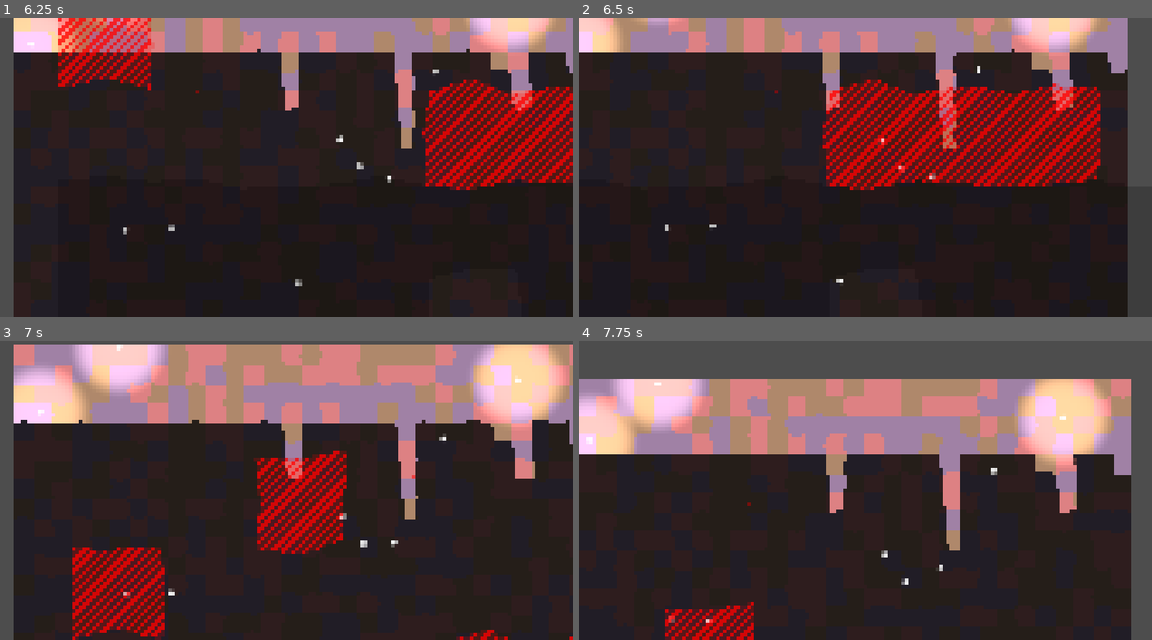
Above: before the commit, frames 1-4 (two rows, left to right).
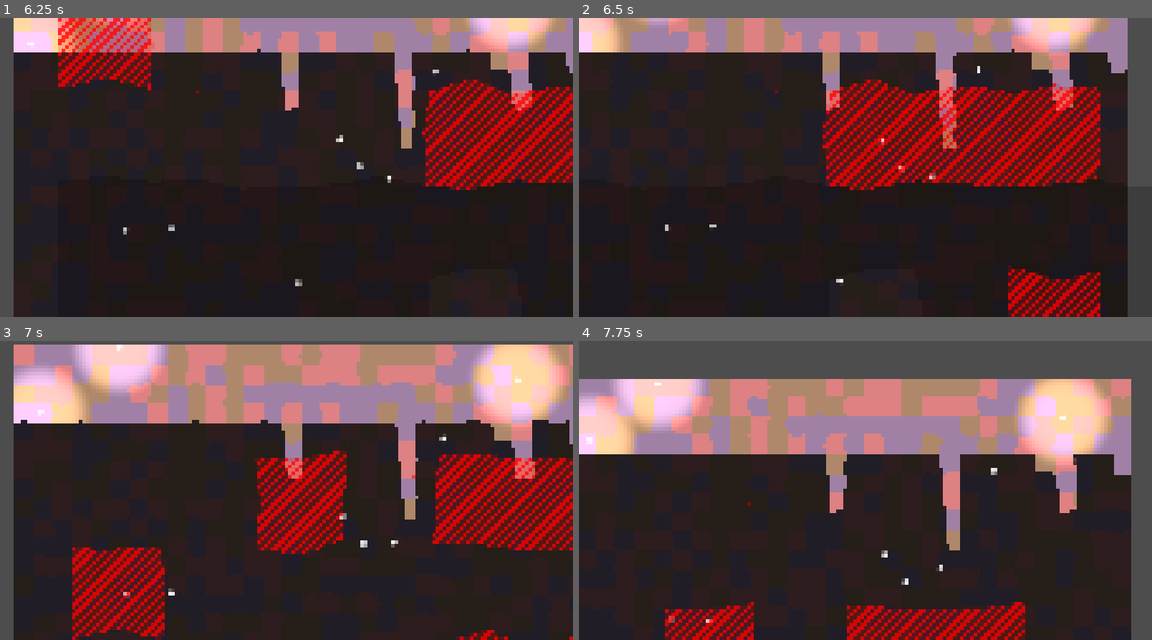
Above: after the commit, the same moments.

Repository: vincent-woelfer/dwarfs-diamonds
Game: Godot game, scene res://scenes/root.tscn
The game is run twice, just before and just after one commit, with the same random seed, the same clock (stepped at 60 frames per second) and the same inputs.
Inputs (mouse positions are in pixels of both pictures, inside the frame that each line leads up to):
- Up to frame 1 (6.25 s): move the mouse to (412, 152) at 0.52 s; press the mouse at (412, 152) at 0.53 s; hold Right (ui_right) 0.53-1.28 s; move the mouse to (171, 182) at 1.27 s; release the mouse at (171, 182) at 1.28 s; hold Down (ui_down) 1.28-2.03 s; tap S (cam_move_down) at 1.35, 5.85 s; click (171, 182) at 1.55 s; move the mouse to (343, 101) at 2.02 s; hold Right (ui_right) 2.03-2.78 s; hold A (cam_move_left) 2.03-2.78 s; click (343, 101) at 2.3 s; move the mouse to (257, 227) at 2.77 s; hold Up (ui_up) 2.78-3.53 s; tap D (cam_move_right) at 2.85 s; click (257, 227) at 3.05 s; move the mouse to (458, 212) at 3.52 s; hold W (cam_move_up) 3.53-4.28 s; hold Left (ui_left) 3.53-5.03 s; click (458, 212) at 3.8 s; move the mouse to (114, 122) at 4.27 s; click (114, 122) at 4.35 s; move the mouse to (315, 167) at 5.02 s; press the mouse at (315, 167) at 5.03 s; hold Down (ui_down) 5.03-5.78 s; move the mouse to (200, 92) at 5.77 s; release the mouse at (200, 92) at 5.78 s; hold Right (ui_right) from 5.78 s (still down); click (200, 92) at 6.05 s
- Up to frame 2 (6.5 s): keep holding Right (ui_right)
- Up to frame 3 (7 s): move the mouse to (412, 475) at 6.52 s; release Right (ui_right) at 6.53 s; hold Up (ui_up) from 6.53 s (still down); hold A (cam_move_left) from 6.53 s (still down); click (412, 475) at 6.8 s
- Up to frame 4 (7.75 s): move the mouse to (750, 505) at 7.27 s; release Up (ui_up) at 7.28 s; release A (cam_move_left) at 7.28 s; hold Right (ui_right) from 7.28 s (still down); tap D (cam_move_right) at 7.35 s; click (750, 505) at 7.55 s

Frame 1 is identical in both runs. In frame 2, 2.3% of the frame differs, in the area x 74-91%, y 82-100%; in frame 3, 7.3%, in the area x 75-100%, y 37-71%; in frame 4, 3.4%.

Commit message:
add selection logic

Diff:
--- a/project.godot
+++ b/project.godot
@@ -80,6 +80,11 @@
 "events": [Object(InputEventKey,"resource_local_to_scene":false,"resource_name":"","device":-1,"window_id":0,"alt_press …(195 unchanged characters)…
 ]
 }
+mouse_left={
+"deadzone": 0.2,
+"events": [Object(InputEventMouseButton,"resource_local_to_scene":false,"resource_name":"","device":-1,"window_id":0,"alt_pressed":false,"shift_pressed":false,"ctrl_pressed":false,"meta_pressed":false,"button_mask":1,"position":Vector2(151, 20),"global_position":Vector2(160, 68),"factor":1.0,"button_index":1,"canceled":false,"pressed":true,"double_click":false,"script":null)
+]
+}
 
 [layer_names]
 
--- a/src/Camera.gd
+++ b/src/Camera.gd
@@ -47,6 +47,7 @@
 
 		zoom_target = clamp(zoom_target, zoom_min, zoom_max)
 
+
 func _process(delta: float) -> void:
 	var input_vector := Vector2.ZERO
 
--- a/src/Level.gd
+++ b/src/Level.gd
@@ -38,13 +38,18 @@
 	# add_child(path)
 
 
-func get_cell(pos: Vector2i) -> Cell:
-	if pos.x < 0 or pos.x >= Global.LEVEL_WIDTH:
+func get_cell(grid_pos: Vector2i) -> Cell:
+	if grid_pos.x < 0 or grid_pos.x >= Global.LEVEL_WIDTH:
 		return null
-	if pos.y < 0 or pos.y >= Global.LEVEL_HEIGHT:
+	if grid_pos.y < 0 or grid_pos.y >= Global.LEVEL_HEIGHT:
 		return null
 	@warning_ignore("unsafe_cast")
-	return cells[pos.x][pos.y] as Cell
+	return cells[grid_pos.x][grid_pos.y] as Cell
+
+# TODO improve for irregular polygon shapes
+func get_cell_at_world_pos(world_pos: Vector2) -> Cell:
+	var grid_pos := Vector2i(floori(world_pos.x / Global.CELL_SIZE), floori(world_pos.y / Global.CELL_SIZE))
+	return get_cell(grid_pos)
 
 
 func _generate_grid() -> void:
--- a/src/autoloads/Global.gd
+++ b/src/autoloads/Global.gd
@@ -1,4 +1,4 @@
-@tool
+#@tool
 # No class_name here, the name of the singleton is set in the autoload
 extends Node2D
 
@@ -21,6 +21,9 @@
 var mouse_sprite: Polygon2D
 var mouse_size: float = 20.0
 
+var curr_selected_cell: Cell = null
+var prev_selected_cell: Cell = null
+
 func _ready() -> void:
 	# Hook into window mouse_size changes
 	get_viewport().connect("size_changed", Callable(self, "_on_window_size_changed"))
@@ -42,23 +45,35 @@
 	var mouse := camera.mouse_pos_world_space()
 	mouse_sprite.global_position = mouse - Vector2.ONE * mouse_size * 0.5
 
+	# Selected Cell
+	curr_selected_cell = level.get_cell_at_world_pos(mouse)
+	if prev_selected_cell and prev_selected_cell != curr_selected_cell:
+		prev_selected_cell.is_selected = false
+
+	if curr_selected_cell:
+		curr_selected_cell.is_selected = true
+
+	# Click on cells
+	if Input.is_action_just_pressed("mouse_left"):
+		if curr_selected_cell:
+			curr_selected_cell.is_highlighted = not curr_selected_cell.is_highlighted
+
+	# Continuous press
+	elif Input.is_action_pressed("mouse_left"):
+		if curr_selected_cell and curr_selected_cell != prev_selected_cell:
+			curr_selected_cell.is_highlighted = not curr_selected_cell.is_highlighted
+
+	# Update prev -> curr
+	prev_selected_cell = curr_selected_cell
 
 # React to keyboard inputs to directly trigger events
 func _input(event: InputEvent) -> void:
-	# Only execute in game, check necessary because EventBus is @tool
 	if not Engine.is_editor_hint():
-		###################################################################
-		# NON-Signal Input Actions
-		###################################################################
 		# Quit game
 		if event.is_action_pressed("quit"):
 			HexLog.print_multiline_banner_with_text("Quitting Game")
 			get_tree().quit()
 
-		###################################################################
-		# DEBUG Input Actions
-		###################################################################
-		# ...
 
 # React to window mouse_size changes
 func _on_window_size_changed() -> void:
